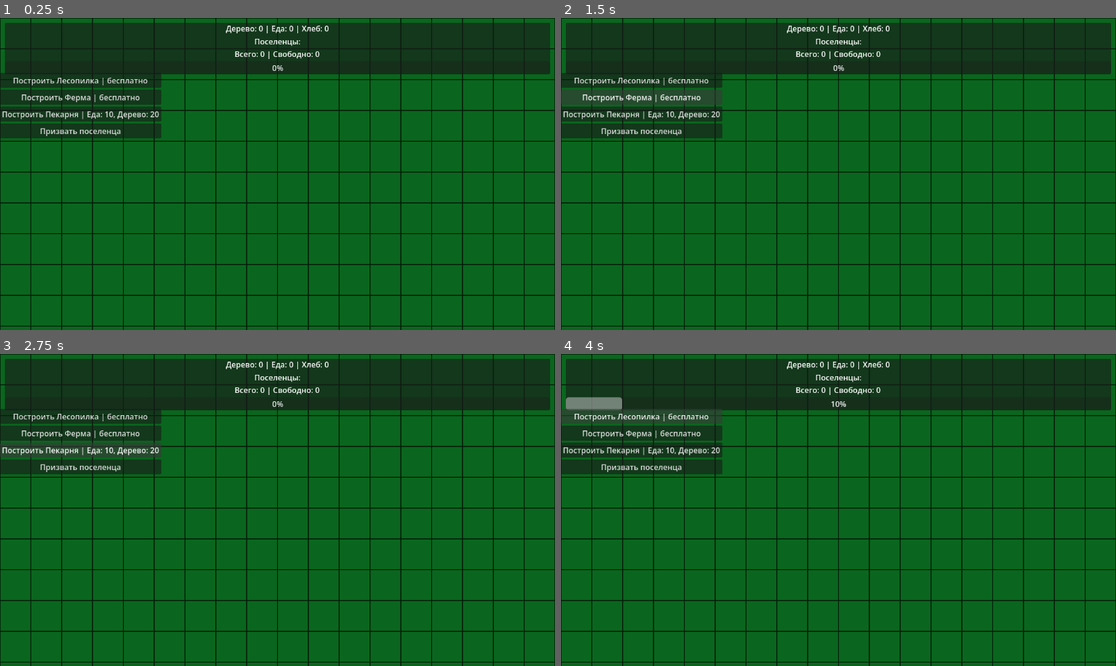
Above: before the commit, frames 1-4 (two rows, left to right).
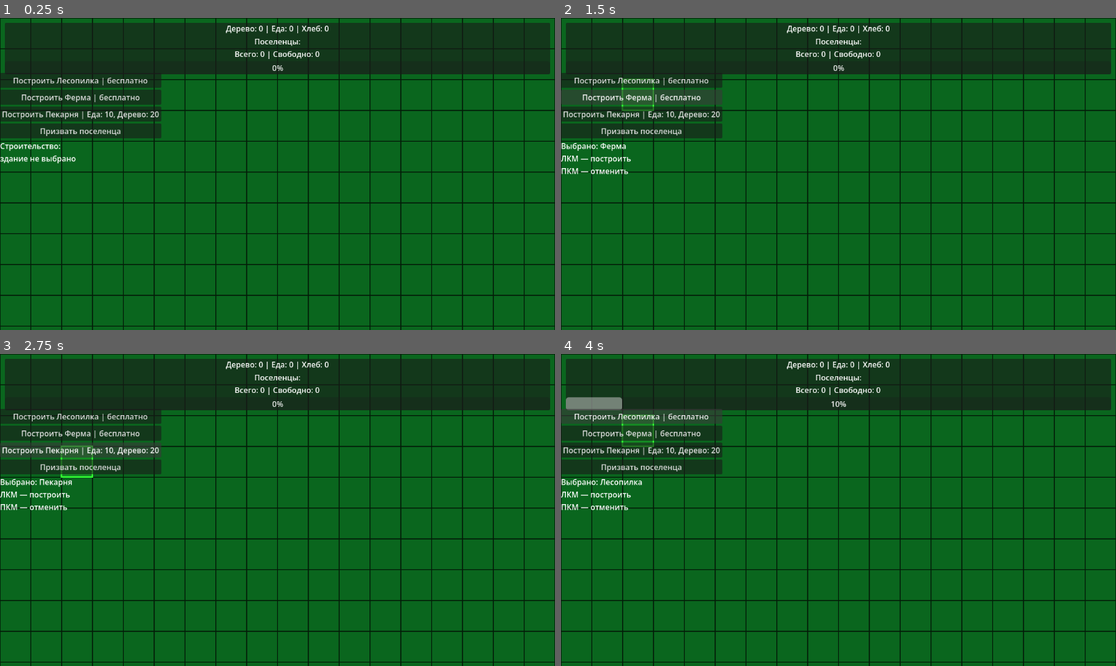
Above: after the commit, the same moments.

Repository: Daffix1/AppFromMyDad
Game: Godot game, scene res://Main.tscn
Two runs of this game, one before a commit and one after it. Both use one fixed random seed, a clock stepped at 60 frames per second and the inputs below.
Inputs:
- Up to frame 1 (0.25 s): no input
- Up to frame 2 (1.5 s): click "Построить Лесопилка | бесплат…" at 0.5 s; click "Построить Ферма | бесплатно" at 1.25 s
- Up to frame 3 (2.75 s): click "Построить Пекарня | Еда: 10, …" at 2 s
- Up to frame 4 (4 s): click "Призвать поселенца" at 2.75 s; click "Построить Лесопилка | бесплат…" at 3.5 s

The runs differ from the first frame. In frame 1, 0.3% of the frame differs, in the area x 0-14%, y 40-47%; in frame 2, 0.6%; in frame 3, 0.6%; in frame 4, 0.6%, in the area x 0-17%, y 19-51%.

Commit message:
Добавили Ui для того, чтобы знать, какое здание выбрано. А также подсвечивание выбранных ячеек

Diff:
--- a/Main.tscn
+++ b/Main.tscn
@@ -6,6 +6,7 @@
 [ext_resource type="Script" uid="uid://j70raavk2vne" path="res://scripts/world/WorldGenerator.gd" id="2_r0du0"]
 [ext_resource type="Texture2D" uid="uid://dofy2afy8473q" path="res://resources/grass.png" id="3_cm0pq"]
 [ext_resource type="Texture2D" uid="uid://nyepwke7hco5" path="res://resources/lumber_mill.png" id="4_cm0pq"]
+[ext_resource type="Script" uid="uid://cnkxjlrytbh14" path="res://scripts/world/CellHighlighter.gd" id="4_lgr22"]
 
 [sub_resource type="TileSetAtlasSource" id="TileSetAtlasSource_r0du0"]
 texture = ExtResource("3_cm0pq")
@@ -39,6 +40,9 @@
 
 [node name="BuildingLayer" type="TileMapLayer" parent="World" unique_id=51915293]
 tile_set = SubResource("TileSet_lgr22")
+
+[node name="CellHighlighter" type="Node2D" parent="World" unique_id=219320602]
+script = ExtResource("4_lgr22")
 
 [node name="CanvasLayer" type="CanvasLayer" parent="." unique_id=2135618060]
 
@@ -87,6 +91,11 @@
 layout_mode = 2
 text = "Призвать поселенца"
 
+[node name="BuildModeLabel" type="Label" parent="CanvasLayer/LeftPanel" unique_id=1992273749]
+layout_mode = 2
+text = "Строительство:
+здание не выбрано"
+
 [node name="SelectedBuildingPanel" type="VBoxContainer" parent="CanvasLayer" unique_id=943062837]
 anchors_preset = 3
 anchor_left = 1.0
--- a/scripts/managers/BuildingManager.gd
+++ b/scripts/managers/BuildingManager.gd
@@ -3,6 +3,7 @@
 signal building_placed
 signal building_selected
 signal building_workers_changed
+signal selected_building_changed
 
 var placed_buildings: Dictionary = {}
 var selected_building_id: String = ""
@@ -16,6 +17,7 @@
 		return
 
 	selected_building_id = building_id
+	selected_building_changed.emit(selected_building_id, building_data)
 	print("Выбрано здание: ", building_data.building_name)
 
 
@@ -35,6 +37,7 @@
 		print("Строительство отменено")
 
 	selected_building_id = ""
+	selected_building_changed.emit(selected_building_id, null)
 
 
 # ________________         Проверки строительства         ________________
@@ -86,6 +89,7 @@
 
 	if success:
 		selected_building_id = ""
+		selected_building_changed.emit(selected_building_id, null)
 
 	return success
 
--- a/scripts/ui/UiController.gd
+++ b/scripts/ui/UiController.gd
@@ -4,6 +4,7 @@
 @onready var population_label: Label = $"../TopBarPanel/TopBar/PopulationLabel"
 @onready var progress_bar: ProgressBar = $"../TopBarPanel/TopBar/ProgressBar"
 @onready var summon_button: Button = $"../LeftPanel/SummonButton"
+@onready var buildmodelabel: Label = $"../LeftPanel/BuildModeLabel"
 
 
 # Кнопка призыва рабочего
@@ -32,15 +33,27 @@
 		resource_parts.append(display_name + ": " + str(amount))
 	resource_label.text = " | ".join(resource_parts)
 
+func update_build_mode_ui(_building_id: String = "", building_data = null) -> void:
+	if building_data == null:
+		buildmodelabel.text = "Строительство:\nздание не выбрано"
+		return
+	buildmodelabel.text = (
+		"Выбрано: "
+		+ building_data.building_name
+		+ "\nЛКМ — построить"
+		+ "\nПКМ — отменить"
+	)
 
 # ________________         Инициализация при запуске         ________________
 func _ready() -> void:
 	update_population_ui()
 	update_progress_ui()
 	update_resources_ui()
+	update_build_mode_ui()
 
 	PopulationManager.population_changed.connect(update_population_ui)
 	PopulationManager.progress_changed.connect(update_progress_ui)
 	ResourceManager.resources_changed.connect(update_resources_ui)
+	BuildingManager.selected_building_changed.connect(update_build_mode_ui)
 
 	summon_button.pressed.connect(_on_summon_button_pressed)
--- /dev/null
+++ b/scripts/world/CellHighlighter.gd
@@ -0,0 +1,43 @@
+extends Node2D
+
+@export var cell_size: Vector2 = Vector2(64,64)
+
+@onready var ground_layer: TileMapLayer = $"../GroundLayer"
+
+var current_cell: Vector2i = Vector2i.ZERO
+var has_cell: bool = false
+
+func _process(delta: float) -> void:
+	if not BuildingManager.has_selected_building():
+		if has_cell:
+			has_cell = false
+			queue_redraw()
+		return
+
+	var mouse_world_position := get_global_mouse_position()
+	var local_position := ground_layer.to_local(mouse_world_position)
+	var mouse_cell := ground_layer.local_to_map(local_position)
+
+	if not has_cell or mouse_cell != current_cell:
+		current_cell = mouse_cell
+		has_cell = true
+		queue_redraw()
+
+func _draw() -> void:
+	if not has_cell:
+		return
+	if not BuildingManager.has_selected_building():
+		return
+
+
+	var cell_local_position := ground_layer.map_to_local(current_cell)
+	var cell_global_position := ground_layer.to_global(cell_local_position)
+	var local_position := to_local(cell_global_position)
+
+	var rect := Rect2(
+		local_position - cell_size / 2.0,
+		cell_size
+	)
+
+	draw_rect(rect, Color(0.2, 1.0, 0.2, 0.25), true)
+	draw_rect(rect, Color(0.2, 1.0, 0.2, 1.0), false, 3.0)
Not shown, added: scripts/world/CellHighlighter.gd.uid
